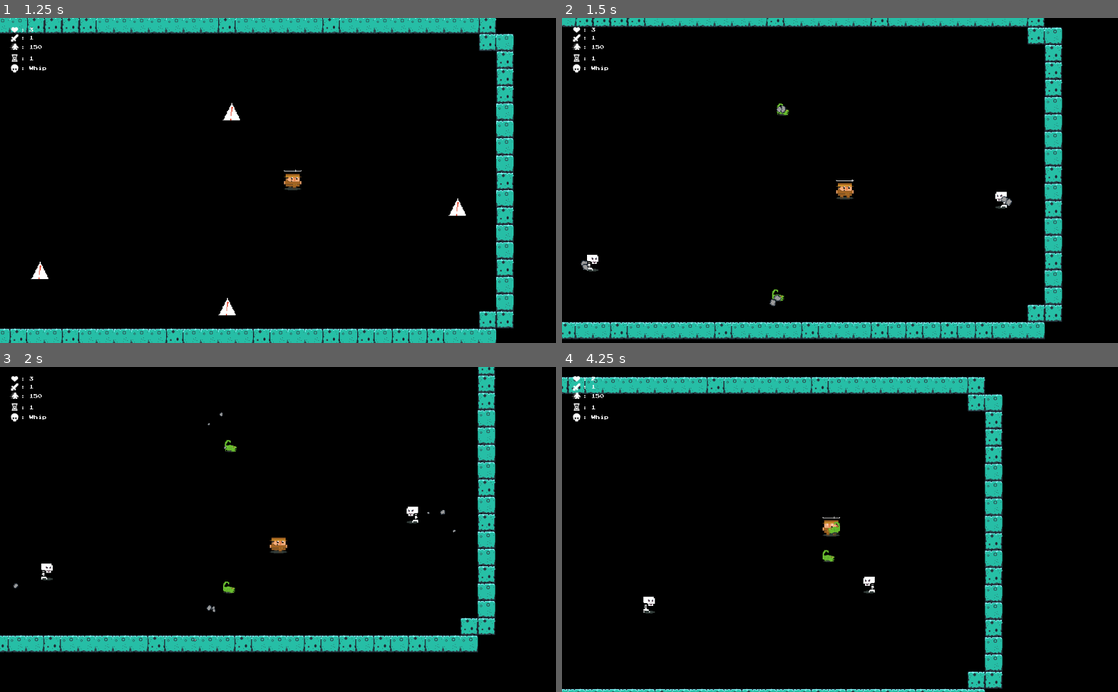
Above: before the commit, frames 1-4 (two rows, left to right).
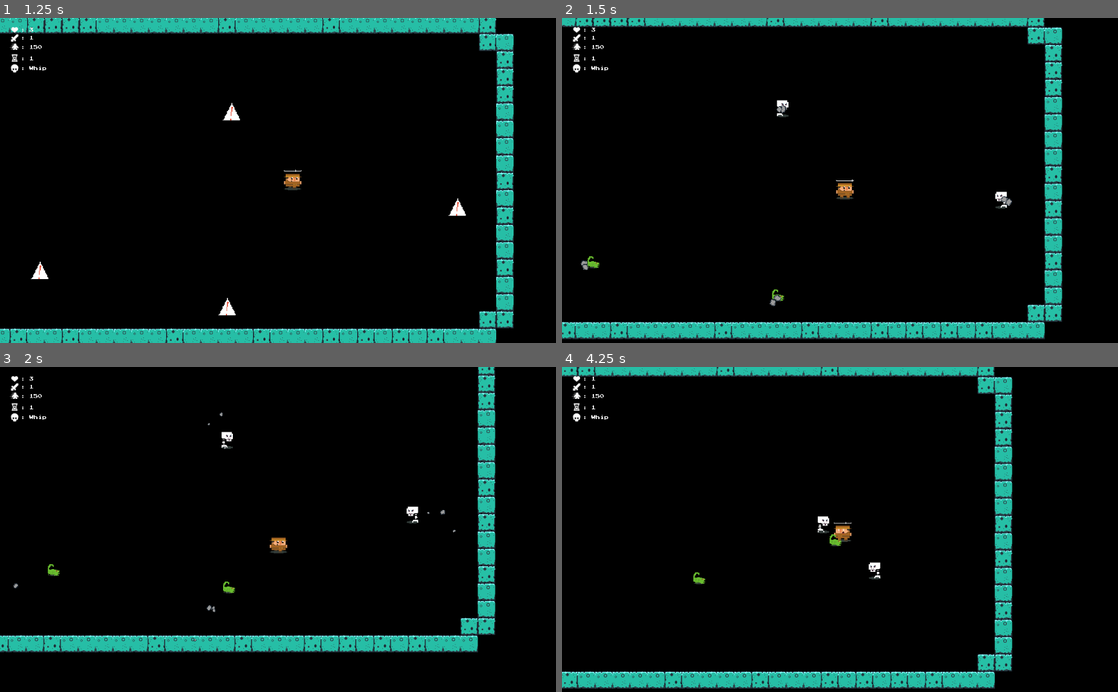
Above: after the commit, the same moments.

Repository: mcerdeira/curse-of-the-rogue
Game: Godot game, scene res://scenes/Main.tscn
The game is run twice, just before and just after one commit, with the same random seed, the same clock (stepped at 60 frames per second) and the same inputs.
Inputs (mouse positions are in pixels of both pictures, inside the frame that each line leads up to):
- Up to frame 1 (1.25 s): move the mouse to (400, 164) at 0.52 s; press the mouse at (400, 164) at 0.53 s; hold D (right) from 0.53 s (still down)
- Up to frame 2 (1.5 s): move the mouse to (728, 196) at 1.27 s; release D (right) at 1.28 s; release the mouse at (728, 196) at 1.28 s; hold S (down) from 1.28 s (still down); right-click (728, 196) at 1.35 s
- Up to frame 3 (2 s): keep holding S (down)
- Up to frame 4 (4.25 s): move the mouse to (895, 458) at 2.02 s; release S (down) at 2.03 s; press the mouse at (895, 458) at 2.03 s; hold D (right) 2.03-2.78 s; move the mouse to (812, 594) at 2.77 s; release the mouse at (812, 594) at 2.78 s; hold W (up) 2.78-3.53 s; right-click (812, 594) at 2.85 s; move the mouse to (1006, 578) at 3.52 s; press the mouse at (1006, 578) at 3.53 s; hold A (left) from 3.53 s (still down)

Frame 1 is identical in both runs. In frame 2, 0.2% of the frame differs, in the area x 4-41%, y 25-78%; in frame 3, 0.2%; in frame 4, 16%, in the area x 0-81%, y 0-100%.

Commit message:
Mejoras en random de esqueletos

Diff:
--- a/src/scenes/Enemy.gd
+++ b/src/scenes/Enemy.gd
@@ -5,6 +5,7 @@
 var iamasign = true
 var speed = 0
 var speed_total = 0
+var point_chase = null
 var player_chase = null
 var particle = preload("res://scenes/particle2.tscn")
 var EnemyBullet = preload("res://scenes/EnemyBullet.tscn")
@@ -17,6 +18,8 @@
 var shoot_ttl_total = 0
 var shoot_type = false
 var stop_moving = 0
+var spawner = null
+var chase_player = true
 
 func _ready():
 	$shadow.visible = false
@@ -57,6 +60,7 @@
 
 func enemy_behaviour(delta):
 	if Global.GAME_OVER:
+		$sprite.playing = false
 		return
 
 	if speed < speed_total:
@@ -72,7 +76,13 @@
 			stop_moving = 1
 
 		if shoot_ttl <= 0:
+			if !chase_player:
+				point_chase = spawner.get_random_point()
+
 			shoot_ttl = shoot_ttl_total
+			if Global.pick_random([true, false]):
+				shoot_ttl = 0.1
+
 			shoot()
 
 	if hit_ttl > 0:
@@ -84,12 +94,20 @@
 			impulse = null
 
 	if !dead and hit_ttl <= 0:
-		if !player_chase.dead:
-			var player_direction = (player_chase.position - self.position).normalized()
+		if chase_player:
+			var direction = (player_chase.position - self.position).normalized()
+			if player_chase.position.distance_to(position) <= 2:
+				stop_moving = 1
+
 			if stop_moving <= 0:
-				move_and_slide(speed * player_direction)
+				move_and_slide(speed * direction)
 		else:
-			$sprite.playing = false
+			if point_chase == null:
+				point_chase = spawner.get_random_point()
+
+			var direction = (point_chase.position - self.position).normalized()
+			if stop_moving <= 0:
+				move_and_slide(speed * direction)
 
 	if impulse:
 		move_and_slide((-speed*5) * impulse)
@@ -114,6 +132,7 @@
 		speed_total = 200
 		life = 1
 		dmg = 1
+		chase_player = true
 	elif enemy_type == "skeleton":
 		shoot_ttl_total = Global.pick_random([5, 3, 2])
 		shoot_ttl = shoot_ttl_total
@@ -122,6 +141,7 @@
 		speed_total = 80
 		life = 2
 		dmg = 2
+		chase_player = Global.pick_random([true, false])
 
 func hit(origin, dmg:= 1):
 	if !iamasign:
--- a/src/scenes/EnemySpawn.gd
+++ b/src/scenes/EnemySpawn.gd
@@ -17,6 +17,13 @@
 			current_timer = Global.reset_spawn_timer()
 			spawn_enemy()
 
+func get_random_point():
+	randomize()
+	var positions = get_children()
+	positions.shuffle()
+	var p = positions.pop_front()
+	return p
+
 func spawn_enemy():
 	var positions = get_children()
 	var count = min_count + floor(Global.CURRENT_FLOOR * 1.5)
@@ -28,3 +35,4 @@
 		var enemy_inst = enemy.instance()
 		get_parent().add_child(enemy_inst)
 		enemy_inst.set_position(to_global(p.position))
+		enemy_inst.spawner = self
